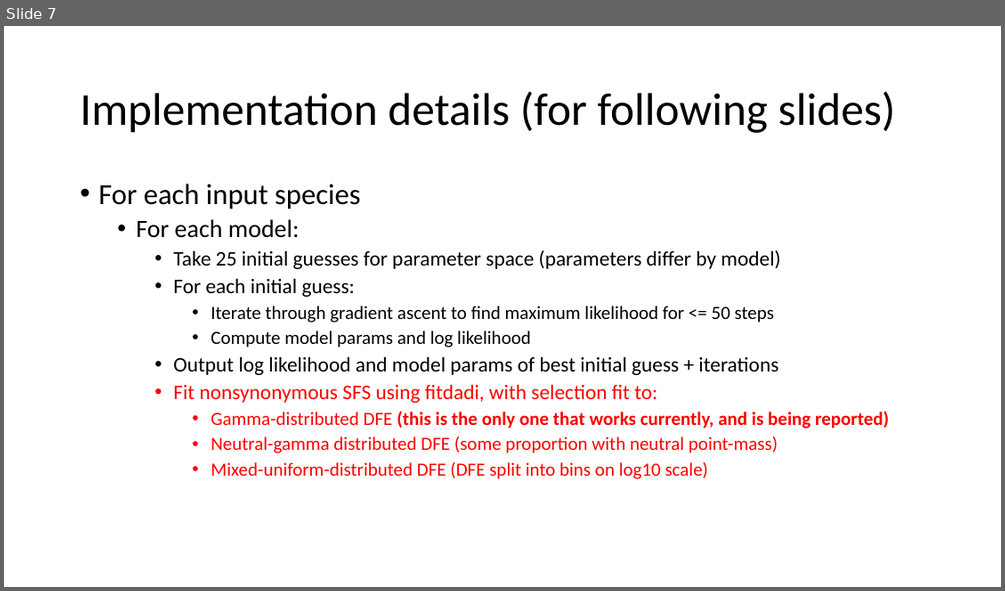
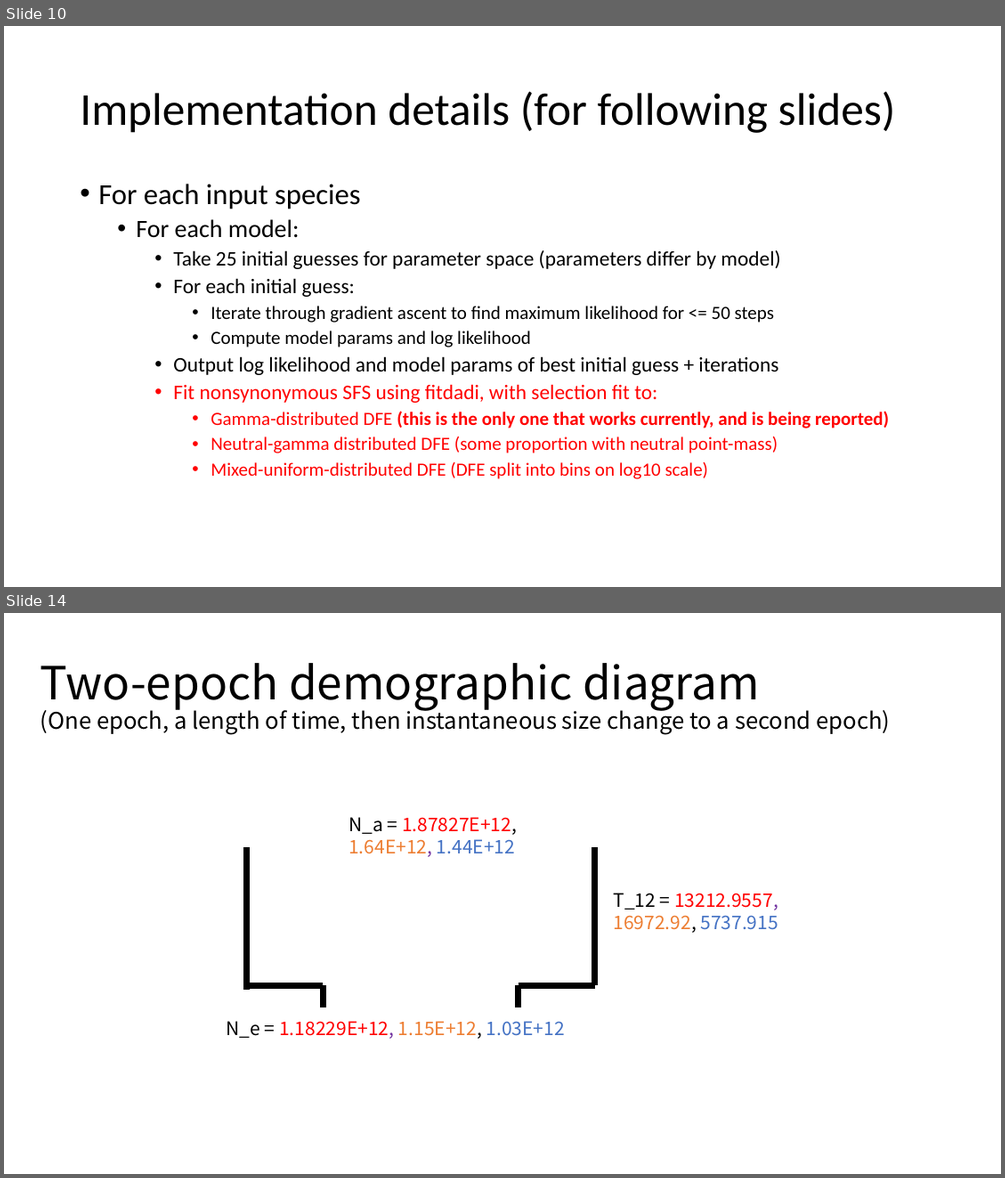
Before and after one commit to jon-mah/demo_for_ccgb, a slide deck: Summary/20210310_demo_for_ccgb_rotation_update.pptx. Shown one above the other, each under a label of ours: slide 7 before the commit, slides 10 and 14 after it; the slides between them are not shown. The pictures are 1005x591 and 1005x1178 pixels, drawn with LibreOffice and Linux fonts; fonts in the diff are those of the drawing. Boxes give left, top, right and bottom in pixels: in the first picture for what was removed or moved away, otherwise in the second. Text is boxed around its words. In the diff, an @@ line names an element or a change of style, - is before the commit and + after.

```diff
--- a/Summary/20210310_demo_for_ccgb_rotation_update.pptx
+++ b/Summary/20210310_demo_for_ccgb_rotation_update.pptx
@@ slide 14 added at (4, 613, 1001, 1174), background #FFFFFF @@
@@ title added at (40, 663, 890, 735), 22 pt, text #000000 @@
+Two-epoch demographic diagram
+(One epoch, a length of time, then instantaneous size change to a second epoch)
@@ text added at (348, 817, 517, 857), 18 pt, text #FF0000 @@
+N_a = 1.87827E+12, 1.64E+12, 1.44E+12
@@ line added from (246, 847) to (246, 989), #000000 6 pt @@
@@ line added from (595, 847) to (595, 985), #000000 6 pt @@
@@ text added at (614, 892, 778, 933), 18 pt, text #FF0000 @@
+T_12 = 13212.9557, 16972.92, 5737.915
@@ line added from (246, 985) to (324, 985), #000000 6 pt @@
@@ line added from (324, 985) to (324, 1008), #000000 6 pt @@
@@ line added from (518, 985) to (595, 985), #000000 6 pt @@
@@ line added from (518, 985) to (518, 1008), #000000 6 pt @@
@@ text added at (226, 1021, 565, 1038), 18 pt, text #FF0000 @@
+N_e = 1.18229E+12, 1.15E+12, 1.03E+12
@@ what was slide 7 is now slide 10 @@
```
Also in this commit, not shown: 1 slide changed, 11 other slides added, 7 slides removed, 2 other files.
